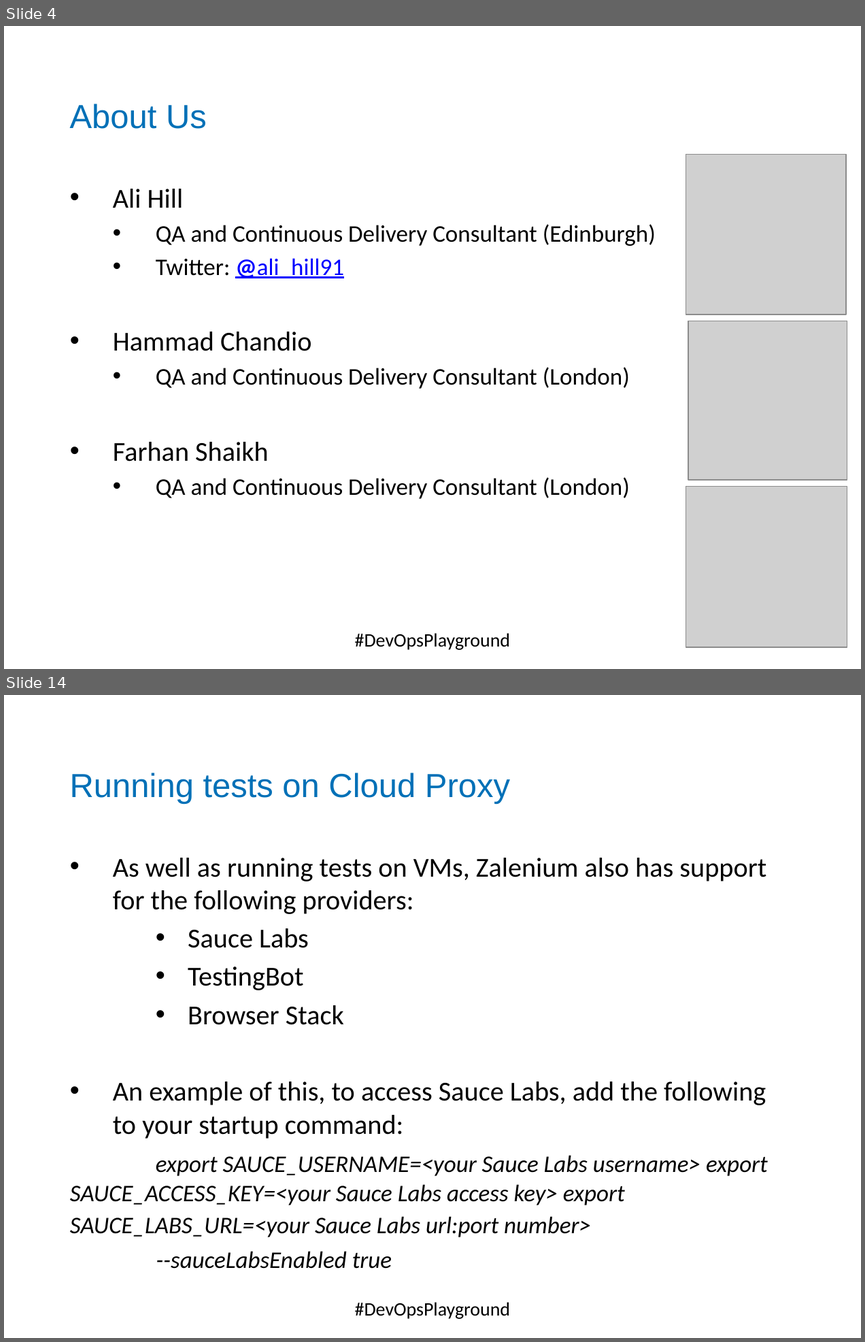
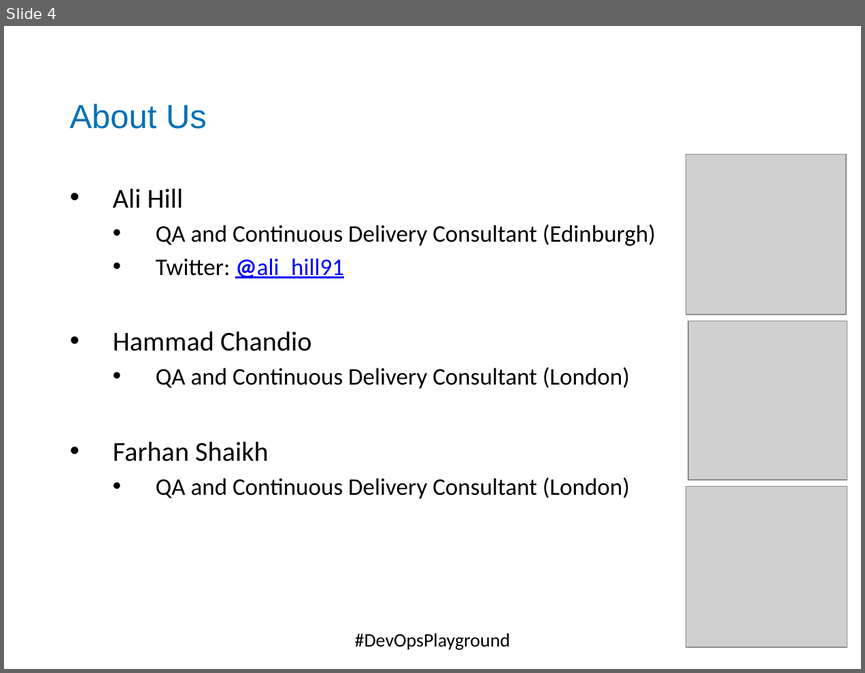
Before and after one commit to DevOpsPlayground/Hands-on-with-Continuous-Testing-using-Jenkins-and-Zalenium, a slide deck: ZaleniumJenkins.pptx. Shown one above the other, each under a label of ours: slides 4 and 14 before the commit, slide 4 after it; the slides between them are not shown. The pictures are 865x1342 and 865x673 pixels, drawn with LibreOffice and Linux fonts; fonts in the diff are those of the drawing; grey boxes stand for pictures; background and template pictures are left out. Boxes give left, top, right and bottom in pixels: in the first picture for what was removed or moved away, otherwise in the second. Text is boxed around its words. In the diff, an @@ line names an element or a change of style, - is before the commit and + after.

```diff
--- a/ZaleniumJenkins.pptx
+++ b/ZaleniumJenkins.pptx
@@ slide 14 removed at [4, 695, 861, 1338], background #FFFFFF; not listed: 1 template element that a slide beside it also shows @@
@@ text removed at [70, 773, 510, 804] @@
-Running tests on Cloud Proxy
@@ text removed at [70, 858, 768, 1268] @@
-• As well as running tests on VMs, Zalenium also has support for the following providers:
-    • Sauce Labs
-    • TestingBot
-    • Browser Stack
-• An example of this, to access Sauce Labs, add the following to your startup command:
-export SAUCE_USERNAME=<your Sauce Labs username> export SAUCE_ACCESS_KEY=<your Sauce Labs access key> export SAUCE_LABS_URL=<your Sauce Labs url:port number>
---sauceLabsEnabled true
@@ text removed at [355, 1302, 510, 1319] @@
-#DevOpsPlayground
```
Also in this commit, not shown: 4 slides changed, 4 slides added, 7 other slides removed, 2 other files.
